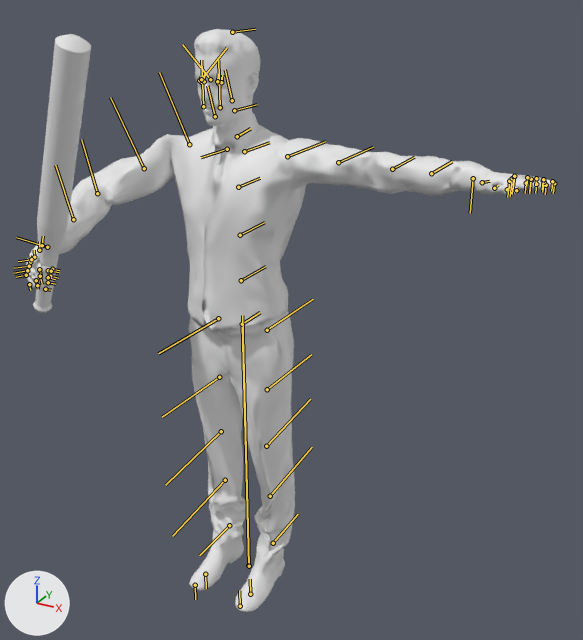
What one commit did to the Blender file Assets/Models/Untitled.blend.
Both versions are drawn from a 50 mm lens placed at (1.273, -1.991, 2.018), pointed at (0.269, -0.165, 1.105). Every picture has the same lights, and +X, +Y and +Z are marked at lower left. Both versions are drawn at frame 1 of the action 'rp_eric_rigged_001Action'; the numbers are the values there. The bones that bend it are drawn over the model as lines.

Objects in the first picture: 'Cylinder', 'rp_eric_rigged_001_geo'.
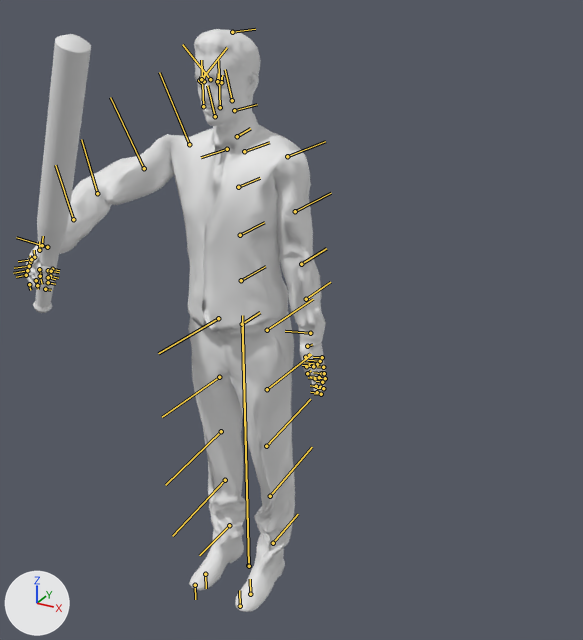
What differs and where, as boxes (x1, y1, x2, y2) in the pictures (583 x 640 px):
'rp_eric_rigged_001_geo', posed (43% narrower)
    before: (26, 29, 556, 612)
    after: (26, 29, 326, 612)

The edits, one by one:
Bone 'upperarm_l' (bone_upperarm_l) turns from (0, 0, 0) to (0, 82, 0) degrees about its own x, y and z.
